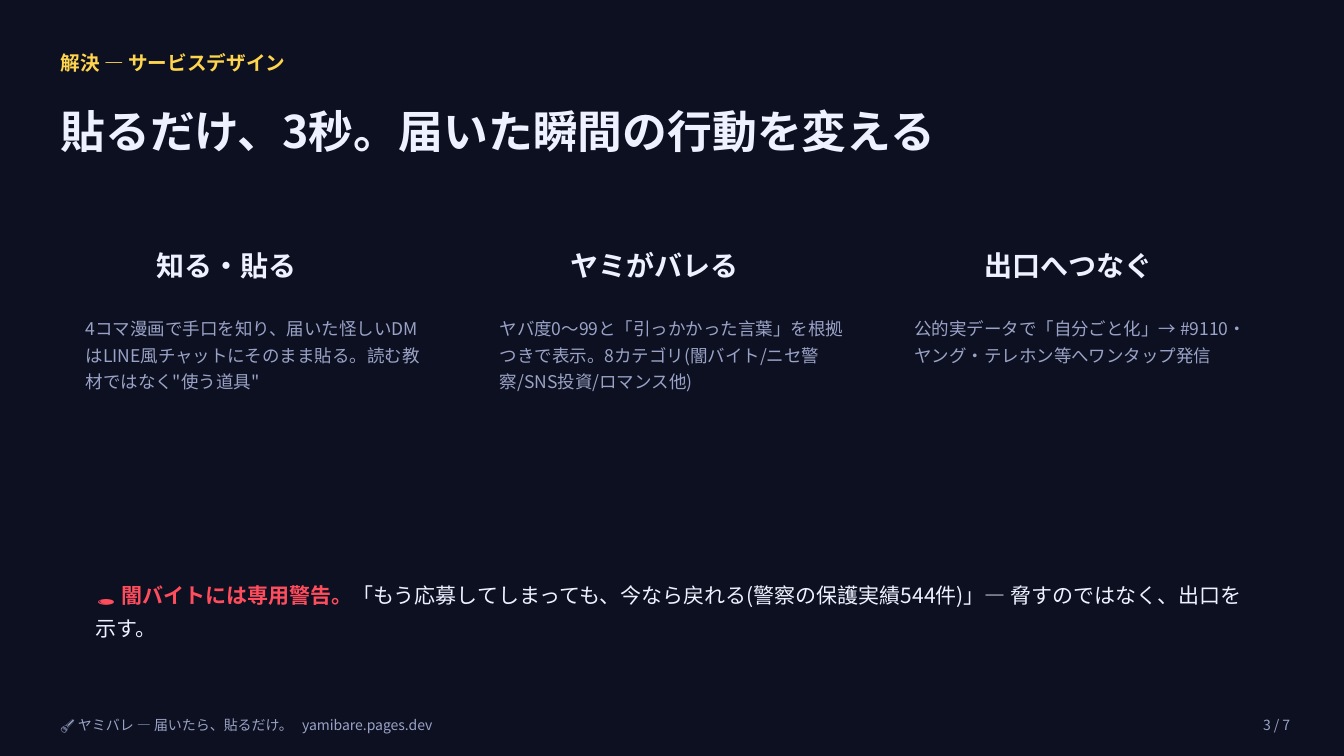
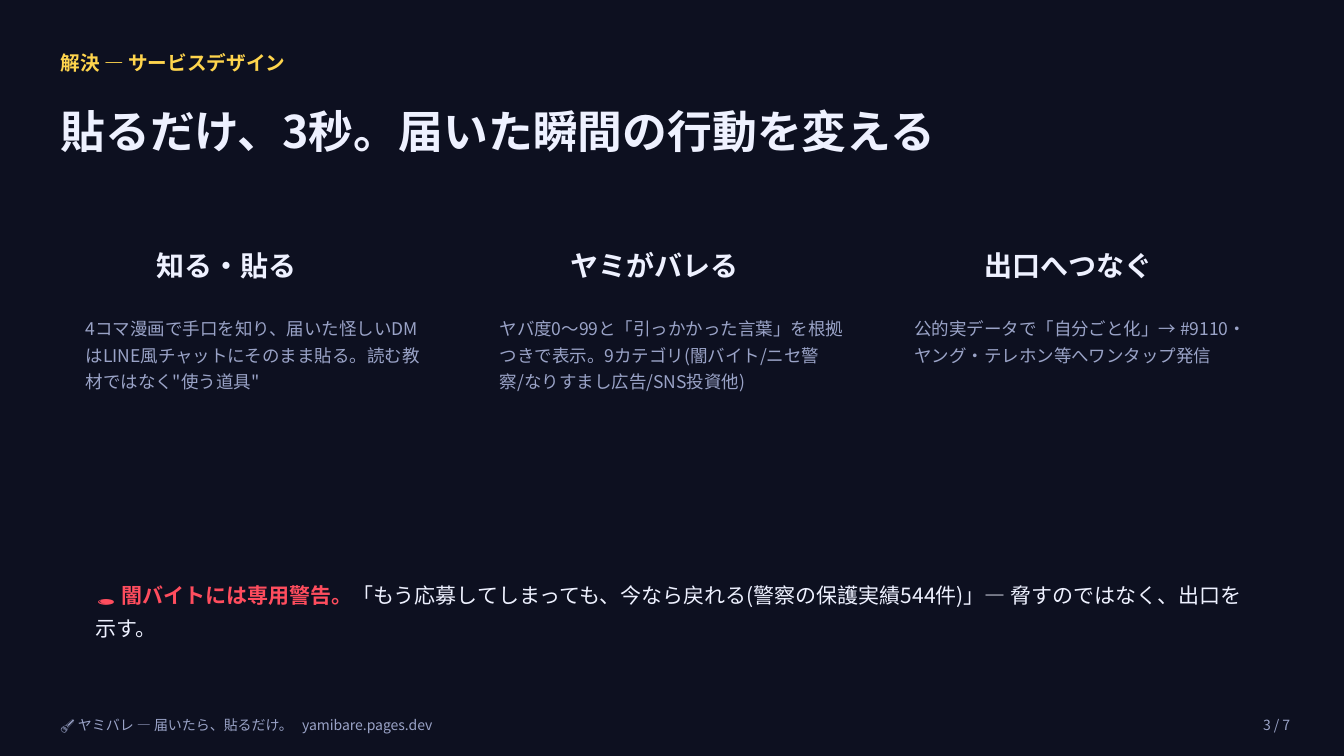
Before and after one commit to aikido7/yamibare, a slide deck: slide 3 of yamibare-pitch.pptx. Drawn at 1344x756 pixels with LibreOffice and Linux fonts; fonts in the diff are those of the drawing. Boxes give left, top, right and bottom in pixels: in the first picture for what was removed or moved away, otherwise in the second. Text is boxed around its words. In the diff, an @@ line names an element or a change of style, - is before the commit and + after.

```diff
--- a/yamibare-pitch.pptx
+++ b/yamibare-pitch.pptx
@@ text at <box>500,320,843,392</box>: text changed @@
-ヤバ度0〜99と「引っかかった言葉」を根拠つきで表示。8カテゴリ(闇バイト/ニセ警察/SNS投資/ロマンス他)
+ヤバ度0〜99と「引っかかった言葉」を根拠つきで表示。9カテゴリ(闇バイト/ニセ警察/なりすまし広告/SNS投資他)
```
Also in this commit, not shown: 3 other files.
